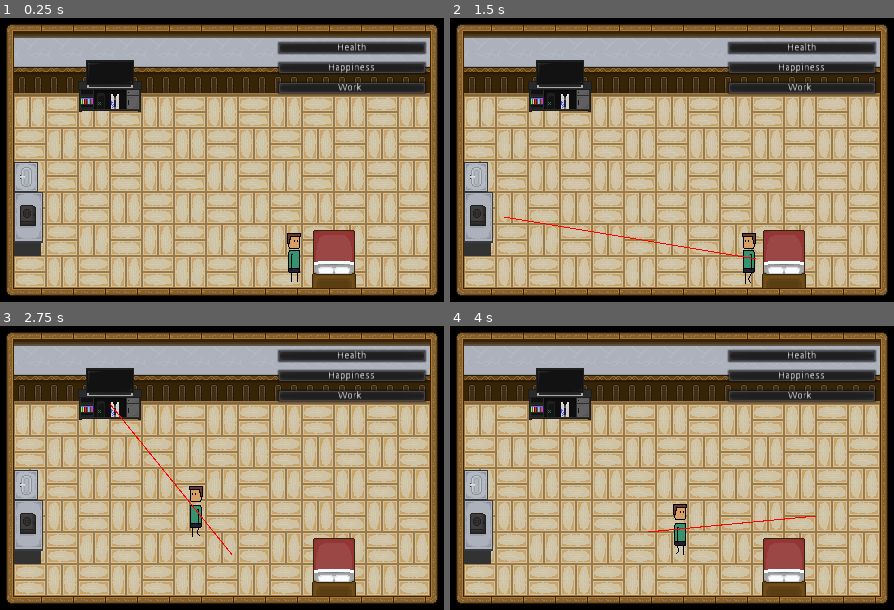
Above: before the commit, frames 1-4 (two rows, left to right).
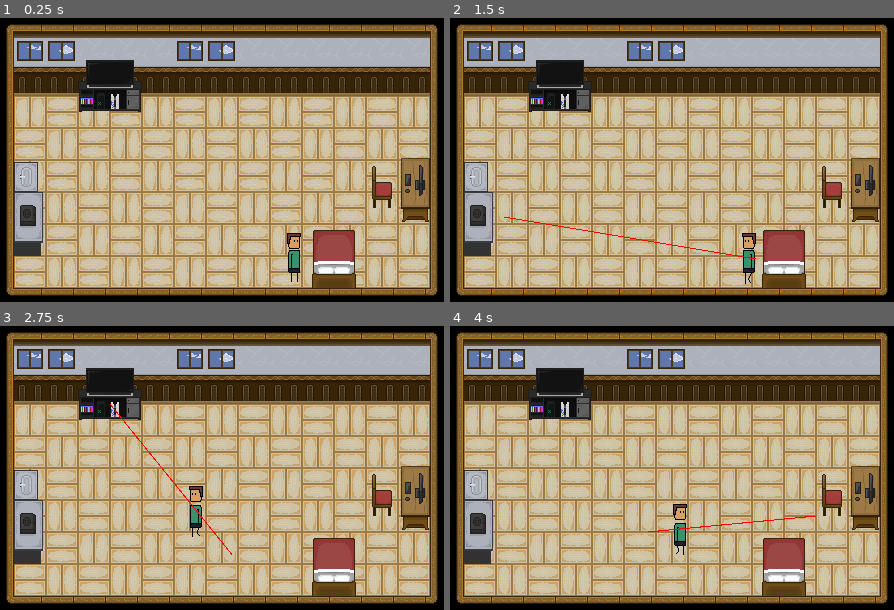
Above: after the commit, the same moments.

Repository: sun-wise-man/work-from-home
Game: Godot game, scene res://scenes/main.tscn
The game is run twice, just before and just after one commit, with the same random seed, the same clock (stepped at 60 frames per second) and the same inputs.
Inputs (mouse positions are in pixels of both pictures, inside the frame that each line leads up to):
- Up to frame 1 (0.25 s): no input
- Up to frame 2 (1.5 s): tap Enter at 0.5 s; move the mouse to (783, 259) at 0.52 s; click (783, 259) at 0.67 s; tap Space at 1.25 s; move the mouse to (476, 216) at 1.27 s; click (476, 216) at 1.42 s
- Up to frame 3 (2.75 s): move the mouse to (111, 394) at 2.02 s; click (111, 394) at 2.17 s
- Up to frame 4 (4 s): move the mouse to (649, 533) at 2.77 s; click (649, 533) at 2.92 s; move the mouse to (814, 516) at 3.52 s; click (814, 516) at 3.67 s

The runs differ from the first frame. In frame 1, 7.8% of the frame differs, in the area x 3-97%, y 8-72%; in frame 2, 7.8%; in frame 3, 7.8%; in frame 4, 7.8%.

Commit message:
Add window sprite
Add window sprite
No code yet!

Diff:
--- a/scenes/main.tscn
+++ b/scenes/main.tscn
@@ -20,6 +20,8 @@
 [ext_resource path="res://scenes/EventSytem.gd" type="Script" id=18]
 [ext_resource path="res://scenes/EventPanel.gd" type="Script" id=19]
 [ext_resource path="res://scenes/Decision.gd" type="Script" id=20]
+[ext_resource path="res://sprites/Window_64x.png" type="Texture" id=21]
+[ext_resource path="res://sprites/PC_64x.png" type="Texture" id=22]
 
 [sub_resource type="SpriteFrames" id=1]
 animations = [ {
@@ -667,7 +669,63 @@
 extents = Vector2( 15.1971, 25.9756 )
 
 [sub_resource type="RectangleShape2D" id=7]
-extents = Vector2( 31.4745, 26.2661 )
+extents = Vector2( 31.4745, 27.3712 )
+
+[sub_resource type="RectangleShape2D" id=8]
+extents = Vector2( 16, 28 )
+
+[sub_resource type="AtlasTexture" id=9]
+atlas = ExtResource( 21 )
+region = Rect2( 0, 0, 64, 32 )
+
+[sub_resource type="AtlasTexture" id=10]
+atlas = ExtResource( 21 )
+region = Rect2( 64, 0, 64, 32 )
+
+[sub_resource type="AtlasTexture" id=11]
+atlas = ExtResource( 21 )
+region = Rect2( 128, 0, 64, 32 )
+
+[sub_resource type="AtlasTexture" id=12]
+atlas = ExtResource( 21 )
+region = Rect2( 192, 0, 64, 32 )
+
+[sub_resource type="AtlasTexture" id=13]
+atlas = ExtResource( 21 )
+region = Rect2( 256, 0, 64, 32 )
+
+[sub_resource type="AtlasTexture" id=14]
+atlas = ExtResource( 21 )
+region = Rect2( 0, 64, 64, 32 )
+
+[sub_resource type="AtlasTexture" id=15]
+atlas = ExtResource( 21 )
+region = Rect2( 64, 64, 64, 32 )
+
+[sub_resource type="AtlasTexture" id=16]
+atlas = ExtResource( 21 )
+region = Rect2( 128, 64, 64, 32 )
+
+[sub_resource type="AtlasTexture" id=17]
+atlas = ExtResource( 21 )
+region = Rect2( 192, 64, 64, 32 )
+
+[sub_resource type="AtlasTexture" id=18]
+atlas = ExtResource( 21 )
+region = Rect2( 256, 64, 64, 32 )
+
+[sub_resource type="SpriteFrames" id=19]
+animations = [ {
+"frames": [  ],
+"loop": true,
+"name": "default",
+"speed": 5.0
+}, {
+"frames": [ SubResource( 9 ), SubResource( 10 ), SubResource( 11 ), SubResource( 12 ), SubResource( 13 ), SubResource( 14 ), SubResource( 15 ), SubResource( 16 ), SubResource( 17 ), SubResource( 18 ) ],
+"loop": true,
+"name": "window",
+"speed": 5.02
+} ]
 
 [node name="World" type="Node2D"]
 script = ExtResource( 10 )
@@ -700,6 +758,7 @@
 default_color = Color( 1, 0, 0, 1 )
 
 [node name="HealthBar" type="ProgressBar" parent="."]
+visible = false
 margin_left = 294.531
 margin_top = 40.7893
 margin_right = 444.531
@@ -722,6 +781,7 @@
 align = 1
 
 [node name="HappinessBar" type="ProgressBar" parent="."]
+visible = false
 margin_left = 294.531
 margin_top = 60.7893
 margin_right = 444.531
@@ -747,6 +807,7 @@
 }
 
 [node name="WorkBar" type="ProgressBar" parent="."]
+visible = false
 margin_left = 295.373
 margin_top = 81.4785
 margin_right = 445.373
@@ -819,6 +880,21 @@
 [node name="CollisionShape2D" type="CollisionShape2D" parent="Console/Area2D"]
 position = Vector2( 0.235977, 6.37115 )
 shape = SubResource( 7 )
+
+[node name="PC" type="Sprite" parent="."]
+position = Vector2( 416, 190 )
+z_index = -1
+texture = ExtResource( 22 )
+script = ExtResource( 17 )
+activity_type = "Happiness"
+activity_name = "Console"
+activity_gain = 4
+
+[node name="Area2D" type="Area2D" parent="PC"]
+
+[node name="CollisionShape2D" type="CollisionShape2D" parent="PC/Area2D"]
+position = Vector2( 16, -7 )
+shape = SubResource( 8 )
 
 [node name="Sink" type="Sprite" parent="."]
 position = Vector2( 64, 160 )
@@ -907,10 +983,22 @@
 margin_bottom = 25.1659
 rect_scale = Vector2( 0.216527, 0.928298 )
 text = "Event Occured"
+
+[node name="WindowAnim" type="AnimatedSprite" parent="."]
+position = Vector2( 224, 48 )
+frames = SubResource( 19 )
+animation = "window"
+frame = 5
+
+[node name="WindowAnim2" type="AnimatedSprite" parent="."]
+position = Vector2( 64, 48 )
+frames = SubResource( 19 )
+animation = "window"
+frame = 5
 [connection signal="hour_pass" from="." to="." method="_on_World_hour_pass"]
 [connection signal="hour_pass" from="." to="WorkBar" method="_on_World_hour_pass"]
+[connection signal="hour_pass" from="." to="HealthBar" method="_on_World_hour_pass"]
 [connection signal="hour_pass" from="." to="HappinessBar" method="_on_World_hour_pass"]
-[connection signal="hour_pass" from="." to="HealthBar" method="_on_World_hour_pass"]
 [connection signal="path_done" from="Player" to="." method="_on_Player_path_done"]
 [connection signal="mouse_entered" from="Bed/Area2D" to="Bed" method="_on_Area2D_mouse_entered"]
 [connection signal="mouse_exited" from="Bed/Area2D" to="Bed" method="_on_Area2D_mouse_exited"]
@@ -918,6 +1006,8 @@
 [connection signal="mouse_exited" from="Stove/Area2D" to="Stove" method="_on_Area2D_mouse_exited"]
 [connection signal="mouse_entered" from="Console/Area2D" to="Console" method="_on_Area2D_mouse_entered"]
 [connection signal="mouse_exited" from="Console/Area2D" to="Console" method="_on_Area2D_mouse_exited"]
+[connection signal="mouse_entered" from="PC/Area2D" to="PC" method="_on_Area2D_mouse_entered"]
+[connection signal="mouse_exited" from="PC/Area2D" to="PC" method="_on_Area2D_mouse_exited"]
 [connection signal="pressed" from="DecisionPanel/Option1" to="DecisionPanel" method="_on_Option1_pressed"]
 [connection signal="pressed" from="DecisionPanel/Option2" to="DecisionPanel" method="_on_Option2_pressed"]
 [connection signal="visibility_changed" from="EventPanel" to="EventPanel" method="_on_EventPanel_visibility_changed"]
Not shown: 1 places in scenes/main.tscn that only renumber resources
Binary file added: sprites/PC_64x.png
Not shown, added: sprites/PC_64x.png.import
Binary file added: sprites/Window_64x.png
Not shown, added: sprites/Window_64x.png.import
